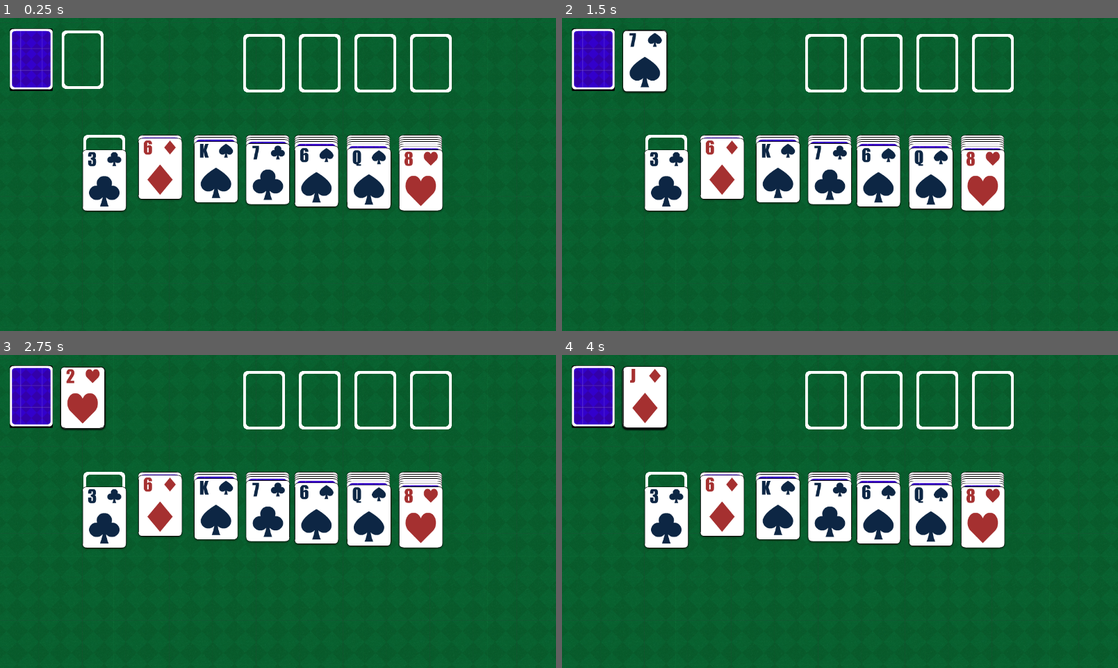
Above: before the commit, frames 1-4 (two rows, left to right).
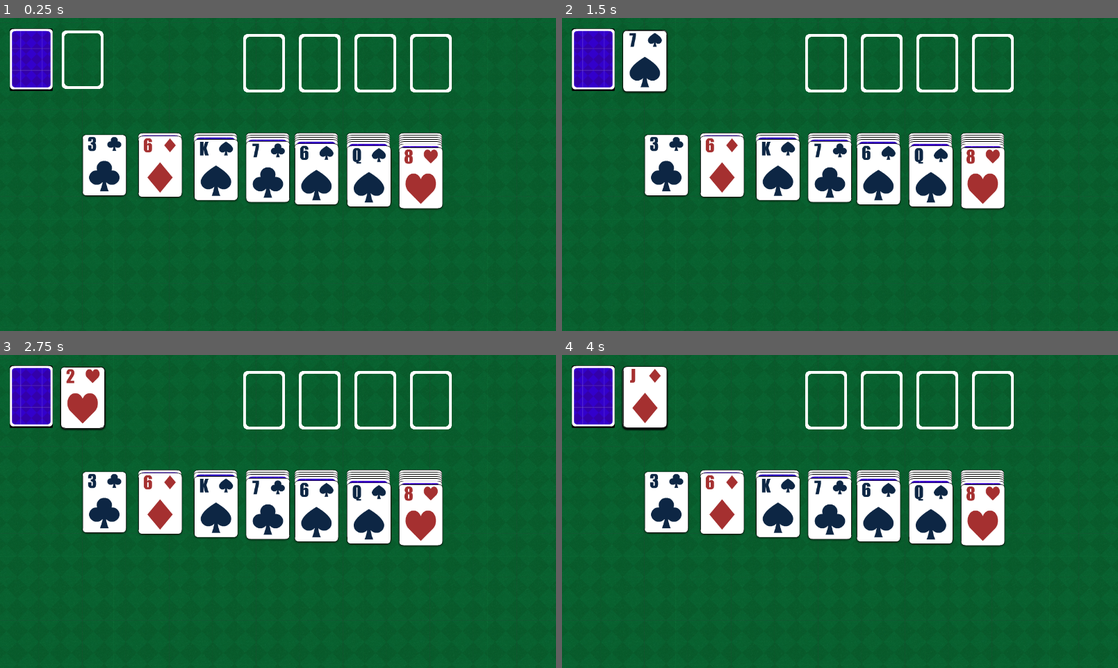
Above: after the commit, the same moments.

Repository: Taschi120/klondike
Game: Godot game, scene res://scenes/main_screen.tscn
Two runs of this game, one before a commit and one after it. Both use one fixed random seed, a clock stepped at 60 frames per second and the inputs below.
Inputs (mouse positions are in pixels of both pictures, inside the frame that each line leads up to):
- Up to frame 1 (0.25 s): no input
- Up to frame 2 (1.5 s): tap Enter at 0.5 s; move the mouse to (595, 58) at 0.52 s; click (595, 58) at 0.67 s; tap Space at 1.25 s; move the mouse to (595, 61) at 1.27 s; click (595, 61) at 1.42 s
- Up to frame 3 (2.75 s): tap Enter at 2 s; click (33, 398) at 2.17 s
- Up to frame 4 (4 s): tap Space at 2.75 s; click (595, 398) at 2.92 s; tap Enter at 3.5 s; click (595, 398) at 3.67 s

The runs differ from the first frame. In frame 1, 4.0% of the frame differs, in the area x 14-80%, y 36-62%; in frame 2, 4.0%; in frame 3, 4.0%; in frame 4, 4.0%.

Commit message:
fixed some small but annoying bugs

Diff:
--- a/scenes/main_screen.gd
+++ b/scenes/main_screen.gd
@@ -98,7 +98,7 @@
 	# try to drop onto a drop target
 	var drop_target: CardStack = null
 	for stack in valid_drop_targets:
-		if stack.hovered:
+		if stack.hovered and stack.get_node("DropoffSpot").active:
 			drop_target = stack
 
 	if drop_target:
--- a/scenes/tableau_pile.gd
+++ b/scenes/tableau_pile.gd
@@ -46,7 +46,7 @@
 	card.position = offset
 	var previous_card_open = card.open
 
-	for i in range(0, child_count):
+	for i in range(1, child_count):
 		if previous_card_open:
 			offset += FACEUP_OFFSET
 		else:
